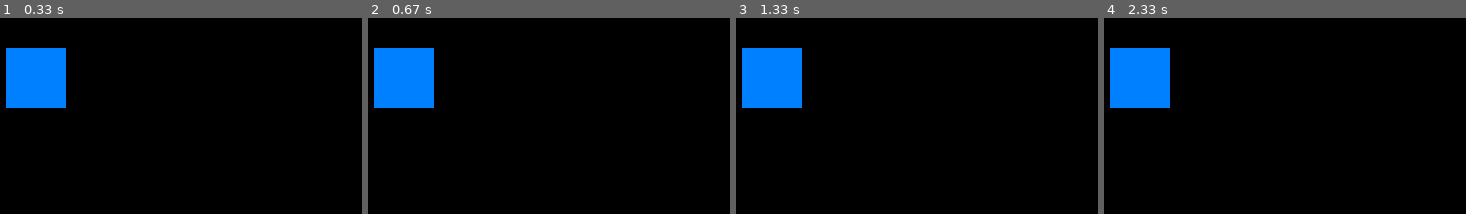
Above: before the commit, frames 1-4 (left to right).
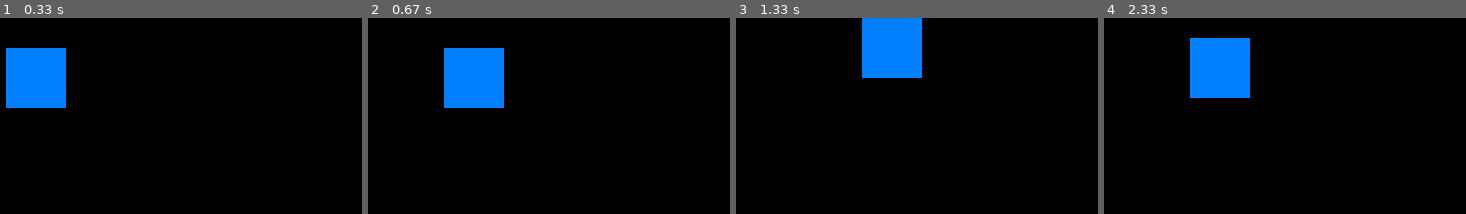
Above: after the commit, the same moments.

Repository: kenton-dover/hackathon2016
Game: pygame game, started from theWindow.py
Same seed, same stepped clock (60 frames per second), same inputs: the game is played once before the commit and once after it.
Inputs:
- Up to frame 1 (0.33 s): no input
- Up to frame 2 (0.67 s): hold D from 0.33 s (still down)
- Up to frame 3 (1.33 s): release D at 0.8 s; hold W 0.83-1.13 s; hold D from 1.17 s (still down)
- Up to frame 4 (2.33 s): release D at 1.63 s; hold A 1.67-2.2 s; hold S from 2.23 s (still down)

Frame 1 is identical in both runs. In frame 2, 10% of the frame differs, in the area x 1-38%, y 15-46%; in frame 3, 10%; in frame 4, 10%.

Commit message:
I handled melee in each direction
It will swing the sword up,down,left,right DOES NOT HANDLE DIAG

Diff:
--- a/theWindow.py
+++ b/theWindow.py
@@ -8,18 +8,40 @@
 x = 30
 y = 30
 
+
 while going == True:
     for event in pygame.event.get():
         if event.type == pygame.QUIT:
             going = False
     screen.fill(color)
     pressed = pygame.key.get_pressed()
-    if pressed[pygame.K_UP] and (y > 0): y -= 10 # added boundes for rectangle
-    if pressed[pygame.K_DOWN]and (y < 480 - 60): y += 10 # bounds = screen height - rectangle height
-    if pressed[pygame.K_LEFT] and (x > 0): x -= 10
-    if pressed[pygame.K_RIGHT]and (x < 640 - 60): x += 10
-    pygame.draw.rect(screen, (0, 128, 255), pygame.Rect(x, y, 60, 60))
-    pygame.display.flip()
+    if pressed[pygame.K_w] and (y > 0):# added boundes for rectangle
+        y -= 10
+        theWeapon = pygame.Rect(x+50,y,5,-50)
+        if pressed[pygame.K_SPACE]:
+            pygame.draw.rect(screen, (0, 128, 255), theWeapon)#create rectangle in the window
+    if pressed[pygame.K_s]and (y < 480 - 60):# bounds = screen height - rectangle height
+        y += 10
+        theWeapon = pygame.Rect(x,y,5,100)
+        if pressed[pygame.K_SPACE]:
+            pygame.draw.rect(screen, (0, 128, 255), theWeapon)#create rectangle in the window
+    if pressed[pygame.K_a] and (x > 0):
+        x -= 10
+        theWeapon = pygame.Rect(x-50,y,100,5)
+        if pressed[pygame.K_SPACE]:
+            pygame.draw.rect(screen, (0, 128, 255), theWeapon)#create rectangle in the window
+        theWeapon = pygame.Rect(x,y+50,100,5)
+    if pressed[pygame.K_d]and (x < 640 - 60):
+        x += 10
+        theWeapon = pygame.Rect(x+20,y,100,5)
+        if pressed[pygame.K_SPACE]:
+            pygame.draw.rect(screen, (0, 128, 255), theWeapon)#create rectangle in the window
+    thePerson = pygame.Rect(x, y, 60, 60)
+
+    pygame.draw.rect(screen, (0, 128, 255), thePerson)#create rectangle in the window
+
+    pygame.display.flip()#updates the window to every change that happens
+
     clock.tick(20)
 
 
